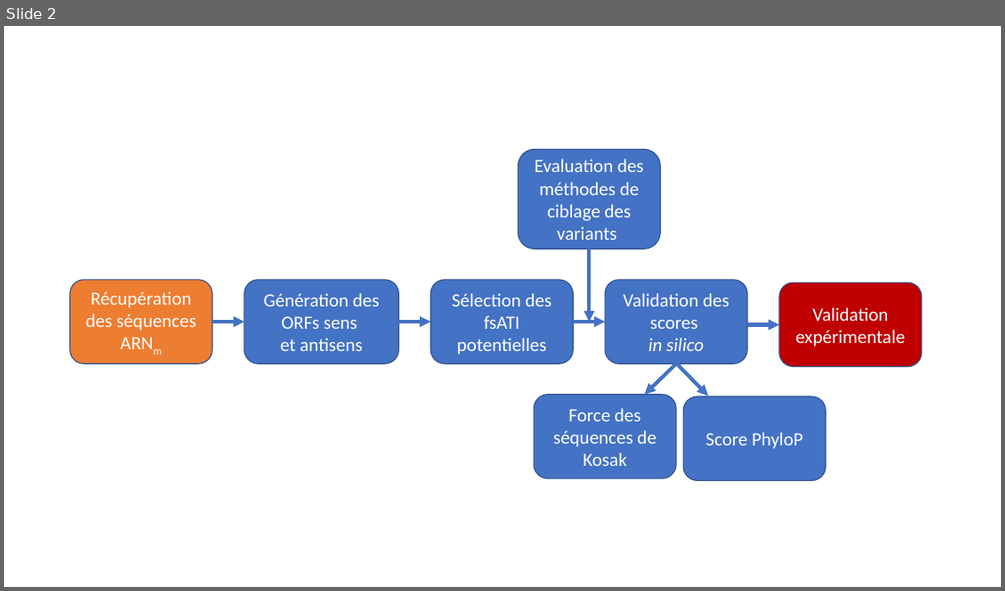
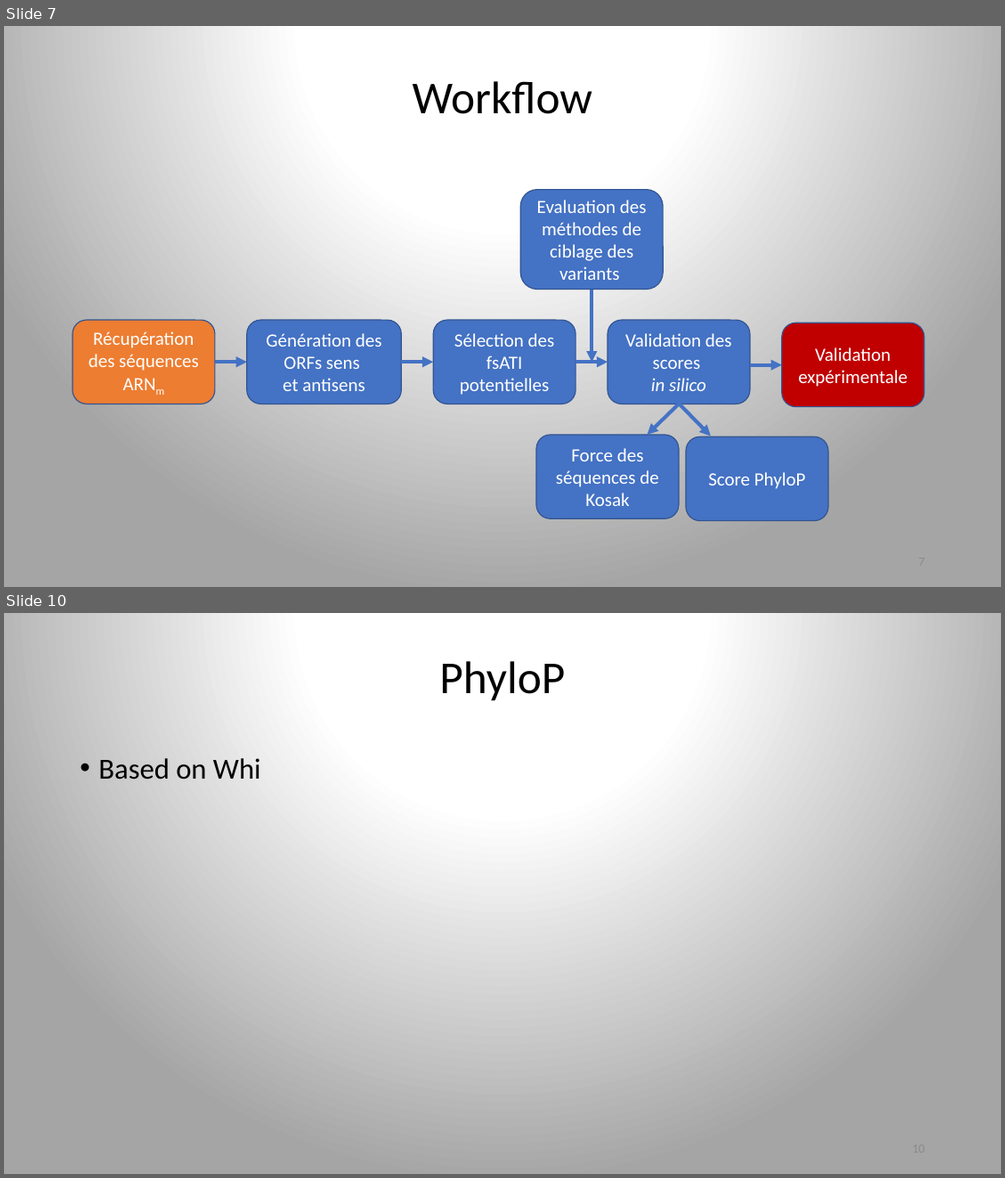
Before and after one commit to ArnaudDroitLab/ProjetLong_201911, a slide deck: Presentation_PL_JGorse.pptx. Shown one above the other, each under a label of ours: slide 2 before the commit, slides 7 and 10 after it; the slides between them are not shown. The pictures are 1005x591 and 1005x1178 pixels, drawn with LibreOffice and Linux fonts; fonts in the diff are those of the drawing. Boxes give left, top, right and bottom in pixels: in the first picture for what was removed or moved away, otherwise in the second. Text is boxed around its words. In the diff, an @@ line names an element or a change of style, - is before the commit and + after.

```diff
--- a/Presentation_PL_JGorse.pptx
+++ b/Presentation_PL_JGorse.pptx
@@ slide 10 added at [4,613,1001,1174], background gradient #FFFFFF to #A5A5A5 @@
@@ title added at [439,661,565,701], 44 pt, text #000000 @@
+PhyloP
@@ text added at [98,758,261,779], 28 pt, text #000000 @@
+• Based on Whi
@@ what was slide 2 is now slide 7 @@
@@ slide 7 changed as well @@
@@ background #FFFFFF to gradient #FFFFFF to #A5A5A5 @@
@@ title added at [413,81,592,114], 44 pt, text #000000 @@
+Workflow
@@ 5 arrows, 4 rounded rectangles: place and size @@
-5 arrows, 4 rounded rectangles at [70,150,922,395]
+5 arrows, 4 rounded rectangles at [73,190,923,435]
@@ 4 rounded rectangles, 2 arrows: place and size @@
-4 rounded rectangles, 2 arrows at [399,248,825,480]
+4 rounded rectangles, 2 arrows at [401,289,828,520]
```
Also in this commit, not shown: 12 other slides added, 1 slide removed.
